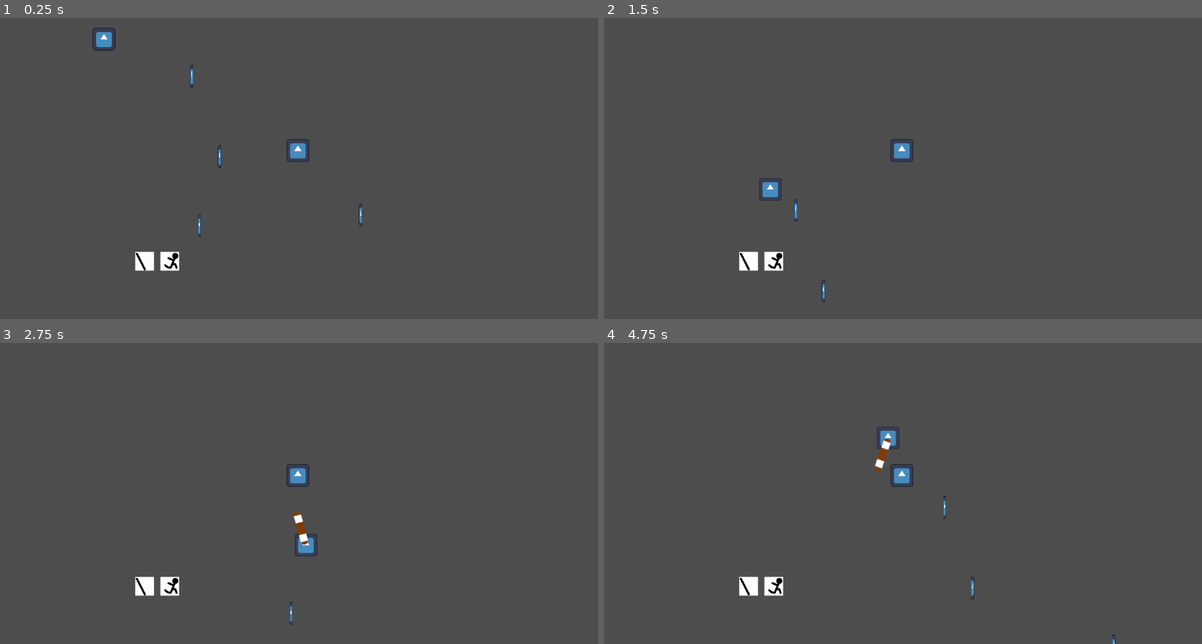
Above: before the commit, frames 1-4 (two rows, left to right).
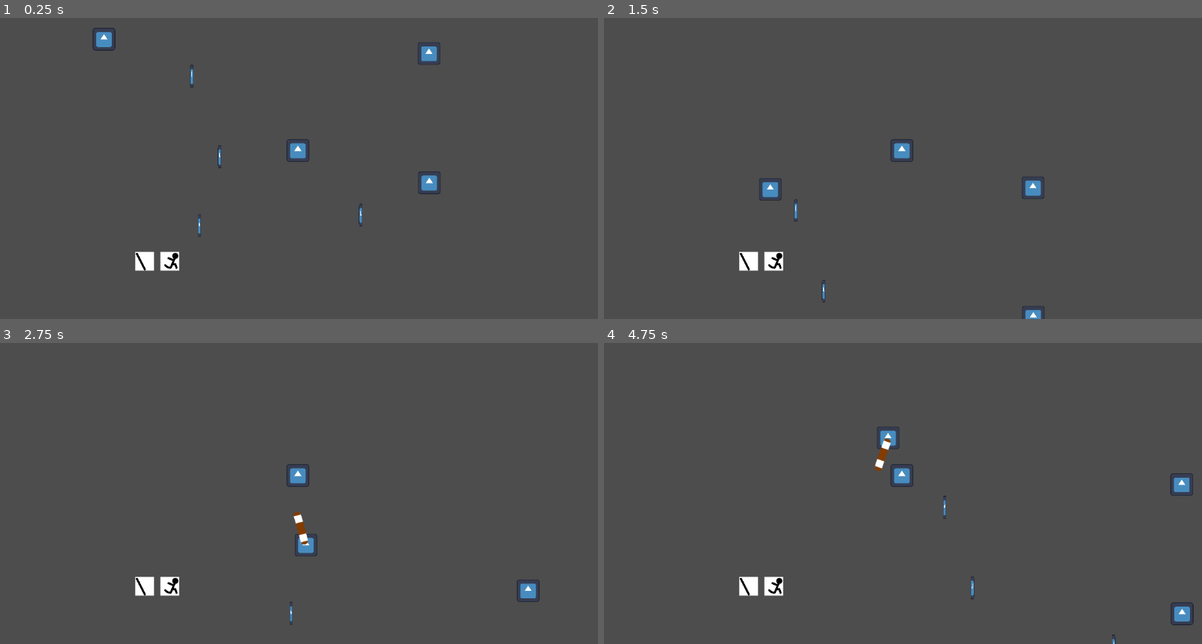
Above: after the commit, the same moments.

Repository: nonagaga/pizza-jam
Game: Godot game, scene res://Test Scenes/Entity Testing.tscn
The game is run twice, just before and just after one commit, with the same random seed, the same clock (stepped at 60 frames per second) and the same inputs. This scene is started directly instead of the project's main scene. The engine's default icon, where the game draws it, is replaced by a stand-in: a white triangle on a blue panel in a dark square.
Inputs (mouse positions are in pixels of both pictures, inside the frame that each line leads up to):
- Up to frame 1 (0.25 s): no input
- Up to frame 2 (1.5 s): tap Enter at 0.5 s; move the mouse to (873, 216) at 0.52 s; hold W (Move Up) from 0.53 s (still down); tap Space (ui_select) at 0.77 s; move the mouse to (1082, 201) at 1.27 s
- Up to frame 3 (2.75 s): tap Space (ui_select) at 1.52 s; move the mouse to (119, 424) at 2.02 s; release W (Move Up) at 2.03 s; hold A (Move Left) from 2.03 s (still down)
- Up to frame 4 (4.75 s): move the mouse to (932, 475) at 2.77 s; tap Space (ui_select) at 3.02, 3.77, 4.52 s; move the mouse to (813, 391) at 3.52 s; release A (Move Left) at 3.53 s; hold S (Move Down) 3.53-4.28 s; move the mouse to (1034, 457) at 4.27 s; hold D (Move Right) from 4.28 s (still down)

The runs differ from the first frame. In frame 1, 0.3% of the frame differs, in the area x 69-74%, y 8-59%; in frame 2, 0.3%; in frame 3, 0.2%; in frame 4, 0.4%, in the area x 94-99%, y 43-94%.

Commit message:
stimmies

Diff:
--- /dev/null
+++ b/Effects/Multishot Stim.tscn
@@ -0,0 +1,18 @@
+[gd_scene format=3 uid="uid://xpwbbuff7mfc"]
+
+[ext_resource type="Script" uid="uid://5og2uxwi2y2e" path="res://Effects/EntityEffect.gd" id="1_utvxe"]
+[ext_resource type="Script" uid="uid://c0ny0w83asqax" path="res://Abilities/AbilityRollModifier.gd" id="2_xl1fs"]
+
+[sub_resource type="Resource" id="Resource_utvxe"]
+script = ExtResource("2_xl1fs")
+base_multishot = 0.5
+multishot_mult = 0.5
+metadata/_custom_type_script = "uid://c0ny0w83asqax"
+
+[node name="MultishotStim" type="Node" unique_id=939705344]
+script = ExtResource("1_utvxe")
+ability_roll_modifier = SubResource("Resource_utvxe")
+is_permanent = false
+stacks_separately = true
+lifetime = 10.0
+metadata/_custom_type_script = "uid://5og2uxwi2y2e"
--- /dev/null
+++ b/Effects/Range Boon.tscn
@@ -0,0 +1,15 @@
+[gd_scene format=3 uid="uid://hjhjwypaqtsc"]
+
+[ext_resource type="Script" uid="uid://5og2uxwi2y2e" path="res://Effects/EntityEffect.gd" id="1_hr6qh"]
+[ext_resource type="Script" uid="uid://c0ny0w83asqax" path="res://Abilities/AbilityRollModifier.gd" id="2_3onso"]
+
+[sub_resource type="Resource" id="Resource_3onso"]
+script = ExtResource("2_3onso")
+range_mult = 0.01
+metadata/_custom_type_script = "uid://c0ny0w83asqax"
+
+[node name="RangeBoon" type="Node" unique_id=665143073]
+script = ExtResource("1_hr6qh")
+effect_name = "Range Boon"
+ability_roll_modifier = SubResource("Resource_3onso")
+metadata/_custom_type_script = "uid://5og2uxwi2y2e"
--- /dev/null
+++ b/Effects/Range Stim.tscn
@@ -0,0 +1,18 @@
+[gd_scene format=3 uid="uid://dgih2oboq2wl0"]
+
+[ext_resource type="Script" uid="uid://5og2uxwi2y2e" path="res://Effects/EntityEffect.gd" id="1_gkyuj"]
+[ext_resource type="Script" uid="uid://c0ny0w83asqax" path="res://Abilities/AbilityRollModifier.gd" id="2_q6ehv"]
+
+[sub_resource type="Resource" id="Resource_gkyuj"]
+script = ExtResource("2_q6ehv")
+range_mult = 0.4
+metadata/_custom_type_script = "uid://c0ny0w83asqax"
+
+[node name="RangeStim" type="Node" unique_id=2007771765]
+script = ExtResource("1_gkyuj")
+effect_name = "Range Stim"
+ability_roll_modifier = SubResource("Resource_gkyuj")
+is_permanent = false
+stacks_separately = true
+lifetime = 10.0
+metadata/_custom_type_script = "uid://5og2uxwi2y2e"
--- a/Entities/EntityDirectorStats.gd
+++ b/Entities/EntityDirectorStats.gd
@@ -10,3 +10,8 @@
 @export var elite_prob = 0.0 as float
 ## Additive elite probability per difficulty.
 @export var elite_prob_diff = 0.0 as float
+
+## Chance that the entity will drop a boon (tiny permanent buff).
+@export var boon_drop_chance = 0.0 as float
+## Chance that the entity will drop a stim (large temporary buff).
+@export var stim_drop_chance = 0.0 as float
--- a/Entities/Player.tscn
+++ b/Entities/Player.tscn
@@ -102,4 +102,11 @@
 grow_vertical = 2
 texture = ExtResource("8_w6hej")
 
+[node name="HBoxContainer" type="HBoxContainer" parent="TestUI" index="2" unique_id=142582480]
+layout_mode = 0
+offset_left = -936.0
+offset_top = 705.0
+offset_right = 1464.0
+offset_bottom = 823.0
+
 [connection signal="swapped_ability_icon" from="Primary Ability" to="TestUI/ColorRect/Abil1" method="set_texture"]
--- /dev/null
+++ b/Pickups/Multishot Stim Pickup.tscn
@@ -0,0 +1,7 @@
+[gd_scene format=3 uid="uid://dmtsn0krhhios"]
+
+[ext_resource type="PackedScene" uid="uid://3i0feiw858l6" path="res://Pickups/Pickup.tscn" id="1_eyo7w"]
+[ext_resource type="PackedScene" uid="uid://xpwbbuff7mfc" path="res://Effects/Multishot Stim.tscn" id="2_smfnl"]
+
+[node name="Pickup" unique_id=1324348048 instance=ExtResource("1_eyo7w")]
+entity_effect = ExtResource("2_smfnl")
--- a/Pickups/Pickup.gd
+++ b/Pickups/Pickup.gd
@@ -1,8 +1,8 @@
 class_name Pickup extends Node2D
 
-@export var permanent_buff: PackedScene
+@export var entity_effect: PackedScene
 
 func _on_area_2d_body_entered(body: Node2D) -> void:
 	if body is Entity && body.is_in_group("Player"):
-		body.add_effect(permanent_buff.instantiate())
+		body.add_effect(entity_effect.instantiate())
 		queue_free()
--- a/Pickups/Pickup.tscn
+++ b/Pickups/Pickup.tscn
@@ -2,14 +2,12 @@
 
 [ext_resource type="Script" uid="uid://fapqf3g2pv63" path="res://Pickups/Pickup.gd" id="1_v6qaj"]
 [ext_resource type="Texture2D" uid="uid://0v0jwdc1tpa3" path="res://icon.svg" id="2_ki6cw"]
-[ext_resource type="PackedScene" uid="uid://dk2jvrba8drny" path="res://Effects/MultishotBoon.tscn" id="2_py0ns"]
 
 [sub_resource type="CircleShape2D" id="CircleShape2D_g4v7s"]
 radius = 70.0
 
 [node name="Pickup" type="Node2D" unique_id=1324348048]
 script = ExtResource("1_v6qaj")
-permanent_buff = ExtResource("2_py0ns")
 metadata/_custom_type_script = "uid://fapqf3g2pv63"
 
 [node name="Sprite2D" type="Sprite2D" parent="." unique_id=1174950053]
--- /dev/null
+++ b/Pickups/Random Stim Pickup.tscn
@@ -0,0 +1,5 @@
+[gd_scene format=3 uid="uid://m7motnpwve7m"]
+
+[ext_resource type="PackedScene" uid="uid://3i0feiw858l6" path="res://Pickups/Pickup.tscn" id="1_7xuk3"]
+
+[node name="Pickup" unique_id=1324348048 instance=ExtResource("1_7xuk3")]
--- /dev/null
+++ b/Pickups/Range Stim Pickup.tscn
@@ -0,0 +1,7 @@
+[gd_scene format=3 uid="uid://c6tspxjj2cd6s"]
+
+[ext_resource type="PackedScene" uid="uid://3i0feiw858l6" path="res://Pickups/Pickup.tscn" id="1_7mubj"]
+[ext_resource type="PackedScene" uid="uid://dgih2oboq2wl0" path="res://Effects/Range Stim.tscn" id="2_m83ky"]
+
+[node name="Pickup" unique_id=1324348048 instance=ExtResource("1_7mubj")]
+entity_effect = ExtResource("2_m83ky")
--- a/Test Scenes/Entity Testing.tscn
+++ b/Test Scenes/Entity Testing.tscn
@@ -3,6 +3,8 @@
 [ext_resource type="PackedScene" uid="uid://cr5py23pbo0th" path="res://Entities/Player.tscn" id="1_gfd0l"]
 [ext_resource type="Texture2D" uid="uid://0v0jwdc1tpa3" path="res://icon.svg" id="2_vl2lw"]
 [ext_resource type="PackedScene" uid="uid://camuf4gugq7o3" path="res://Entities/Godotbot.tscn" id="2_wliak"]
+[ext_resource type="PackedScene" uid="uid://dmtsn0krhhios" path="res://Pickups/Multishot Stim Pickup.tscn" id="4_jo2oe"]
+[ext_resource type="PackedScene" uid="uid://c6tspxjj2cd6s" path="res://Pickups/Range Stim Pickup.tscn" id="5_0nlcj"]
 
 [node name="EntityTesting" type="Node2D" unique_id=1040795723]
 
@@ -31,3 +33,9 @@
 position = Vector2(511, 556)
 scale = Vector2(0.1484375, 1)
 texture = ExtResource("2_vl2lw")
+
+[node name="Pickup" parent="." unique_id=1324348048 instance=ExtResource("4_jo2oe")]
+position = Vector2(898, 373)
+
+[node name="Pickup2" parent="." unique_id=1154273806 instance=ExtResource("5_0nlcj")]
+position = Vector2(896, -358)
Renamed: Effects/MultishotBoon.tscn -> Effects/Multishot Boon.tscn
